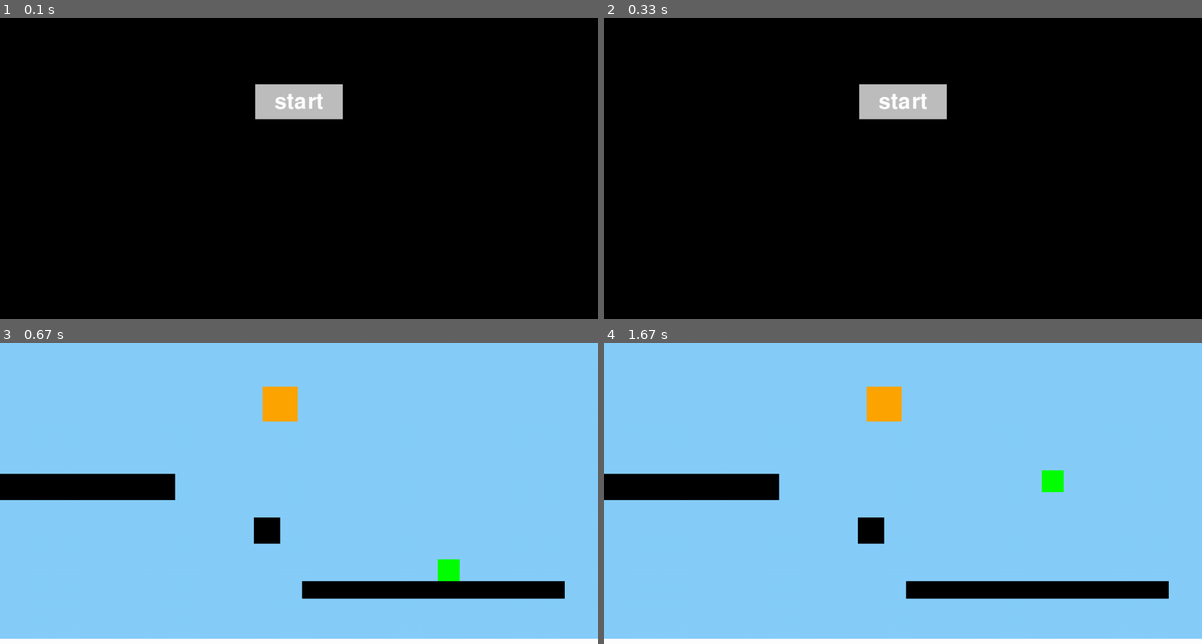
Above: before the commit, frames 1-4 (two rows, left to right).
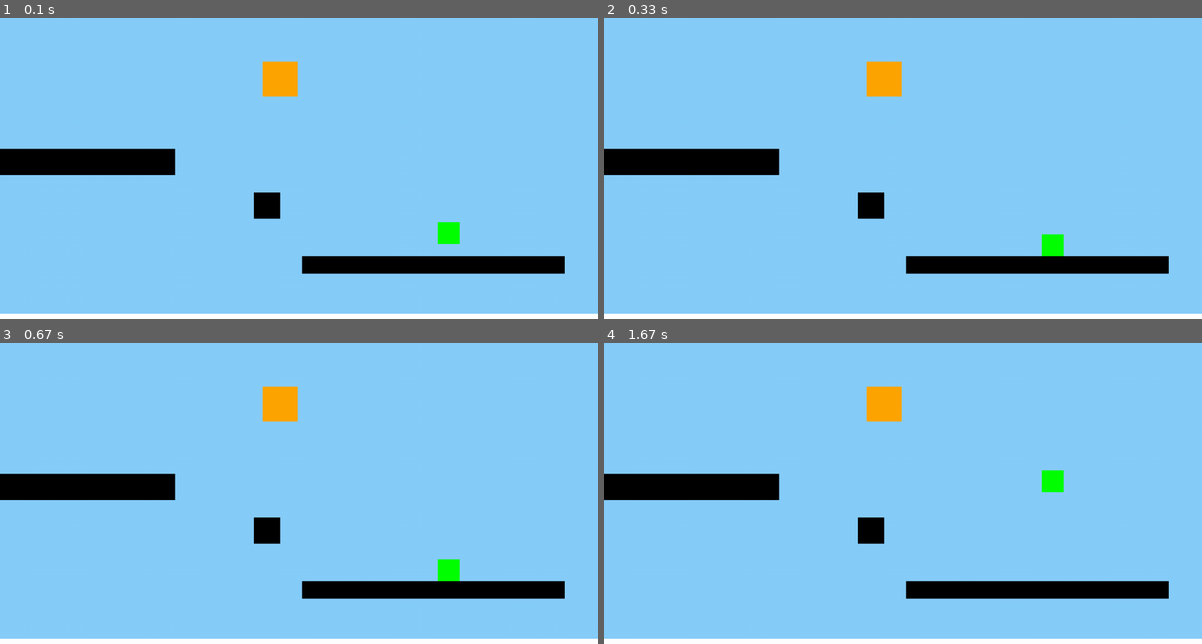
Above: after the commit, the same moments.

Repository: cast-hen/titanic_escape
Game: pygame game, started from main.py
The game is run twice, just before and just after one commit, with the same random seed, the same clock (stepped at 60 frames per second) and the same inputs.
Inputs (mouse positions are in pixels of both pictures, inside the frame that each line leads up to):
- Up to frame 1 (0.1 s): no input
- Up to frame 2 (0.33 s): no input
- Up to frame 3 (0.67 s): click (299, 427) at 0.38 s, where only the run before the commit has a clickable "start"
- Up to frame 4 (1.67 s): hold W 1.17-1.63 s; move the mouse to (759, 496) at 1.2 s

The runs differ from the first frame. In frame 1, 95% of the frame differs, in the area x 0-100%, y 0-100%; in frame 2, 95%; in frame 3, nothing differs; in frame 4, nothing differs.

Commit message:
v0.0.1 moving functions

Diff:
--- a/main.py
+++ b/main.py
@@ -1,8 +1,7 @@
+from parkour_functies import *
 import pygame
 from pygame import RESIZABLE
 import time
-import parkour_functies
-
 
 pygame.init()
 
@@ -99,27 +98,6 @@
     def draw(self, surface):
         self.Rect = pygame.draw.rect(surface, self.color, (self.xpos, self.ypos, self.width, self.height))
 
-#maakt vloer
-def draw_floor():
-    pygame.draw.line(screen, (255, 255, 255), (0, HEIGHT), (WIDTH, HEIGHT), 25)
-
-def buttonCheck(button, mouse, mouseDown):
-    font = pygame.font.Font("freesansbold.ttf", button.textSize)
-    text = font.render(button.text, True, button.textColour)
-    if button.x <= mouse[0] <= button.x + button.width and button.y <= mouse[1] <= button.y + \
-            button.height:
-        pygame.draw.rect(screen, button.colourHover, [button.x, button.y, button.width, button.height])
-    else:
-        pygame.draw.rect(screen, button.colourNormal, [button.x, button.y, button.width, button.height])
-    textRect = text.get_rect()
-    textRect.center = (button.x + (button.width / 2), button.y + (button.height / 2))
-    screen.blit(text, textRect)
-    pygame.display.update()
-    if button.x <= mouse[0] <= button.x + button.width and button.y <= mouse[1] <= button.y + button.height and mouseDown == True:
-        return True
-    else:
-        return False
-
 #objects
 player = Objects(1000, 450, 50, 50, 'green', 2, 0, 0)
 cube1 = Objects(580, 400, 60, 60, 'black', 1, 0, 0)
@@ -139,9 +117,7 @@
     mouse = pygame.mouse.get_pos()
 
     if scene == "main_menu":
-        buttonStart = Button((1166/2), (610/4), 200, 80, 'grey', 'darkgrey', "start", 'white', 50)
-        if buttonCheck(buttonStart, mouse, mouseDown):
-            scene = "scene1"
+        scene   = "scene1"
 
 
     elif scene == "scene1":
--- a/parkour_functies.py
+++ b/parkour_functies.py
@@ -1,3 +1,8 @@
 import pygame
 from pygame import RESIZABLE
-import main
+WIDTH = 1366
+HEIGHT = 690
+screen = pygame.display.set_mode((WIDTH, HEIGHT), RESIZABLE)
+
+def draw_floor():
+    pygame.draw.line(screen, (255, 255, 255), (0, HEIGHT), (WIDTH, HEIGHT), 25)
